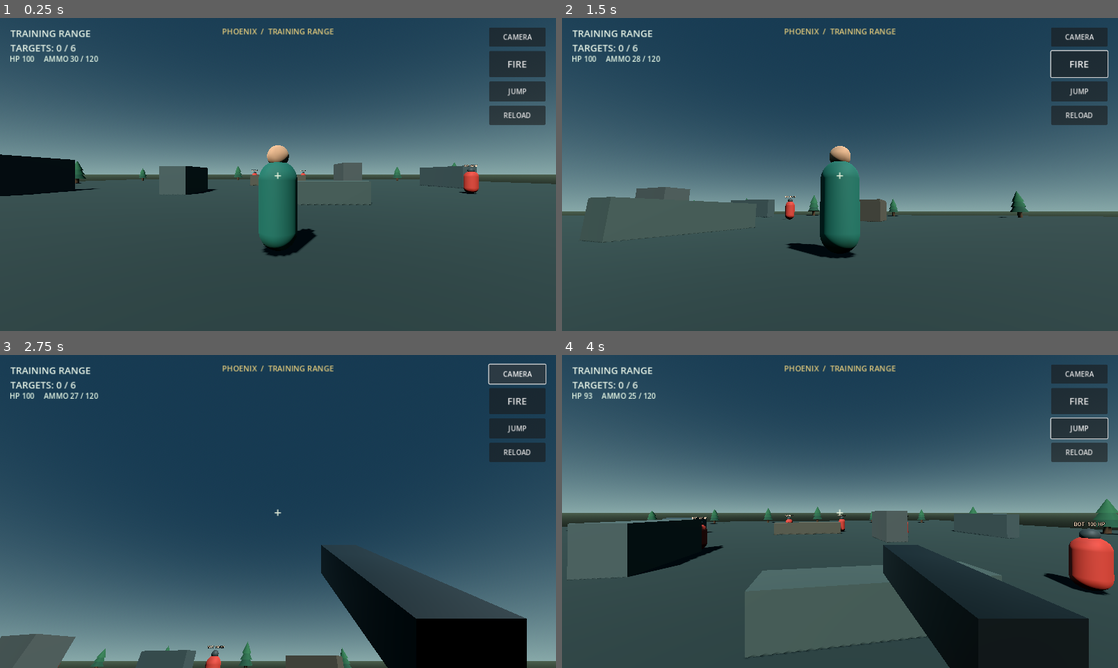
Above: before the commit, frames 1-4 (two rows, left to right).
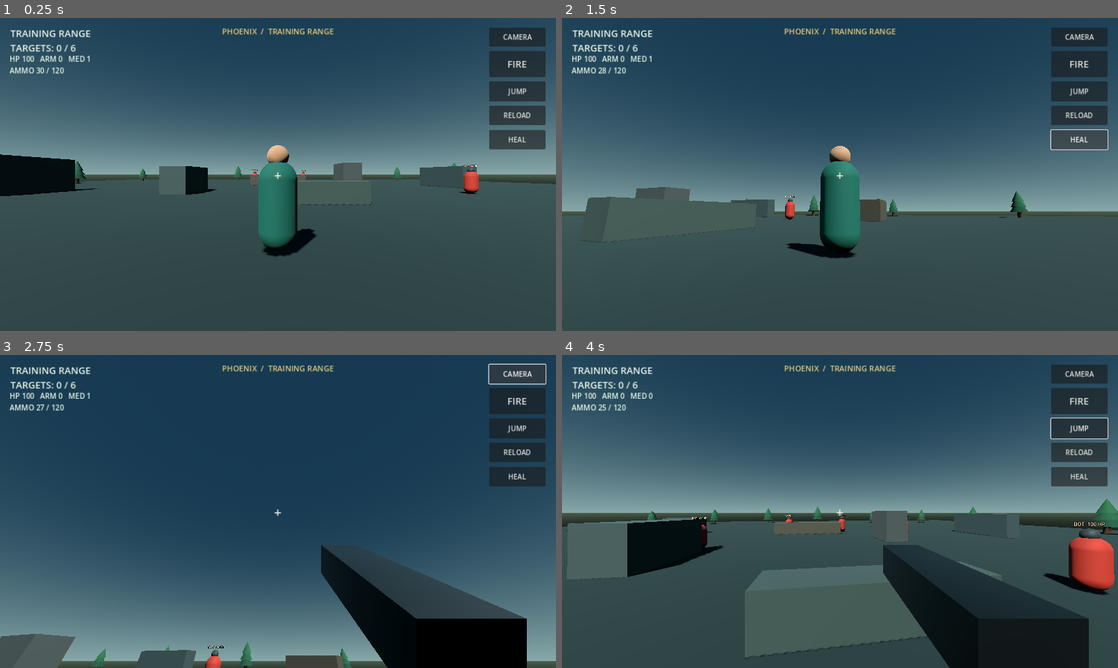
Above: after the commit, the same moments.

Repository: rannarmenu/project-phoenix-battle-royale
Game: Godot game, scene res://scenes/main.tscn
Same seed, same stepped clock (60 frames per second), same inputs: the game is played once before the commit and once after it.
Inputs (mouse positions are in pixels of both pictures, inside the frame that each line leads up to):
- Up to frame 1 (0.25 s): no input
- Up to frame 2 (1.5 s): click "FIRE" at 0.5 s; click (1079, 140) at 1.25 s, where only the run after the commit has a clickable "HEAL"
- Up to frame 3 (2.75 s): click "CAMERA" at 2 s
- Up to frame 4 (4 s): click "JUMP" at 2.75 s; tap Enter at 3.5 s; move the mouse to (867, 511) at 3.52 s; hold W (move_forward) from 3.53 s (still down); tap H at 3.6 s; click (867, 511) at 3.67 s; tap Space (jump) at 3.77 s

The runs differ from the first frame. In frame 1, 0.9% of the frame differs, in the area x 1-99%, y 12-42%; in frame 2, 1.0%, in the area x 1-99%, y 10-43%; in frame 3, 0.9%; in frame 4, 0.9%.

Commit message:
Add player inventory, armor damage reduction and medkits

Diff:
--- a/scripts/player.gd
+++ b/scripts/player.gd
@@ -24,6 +24,8 @@
 var is_mobile := false
 var ammo := 30
 var reserve_ammo := 120
+var medkits := 1
+var armor := 0
 var health := 100
 var spawn_position := Vector3.ZERO
 var hud_label: Label
@@ -149,6 +151,10 @@
 	var reload_button := _make_button("RELOAD", Vector2(-154, 202), Vector2(130, 44))
 	reload_button.pressed.connect(_reload)
 	layer.add_child(reload_button)
+
+	var heal_button := _make_button("HEAL", Vector2(-154, 258), Vector2(130, 44))
+	heal_button.pressed.connect(use_medkit)
+	layer.add_child(heal_button)
 
 	if is_mobile:
 		var hint := Label.new()
@@ -193,6 +199,8 @@
 			toggle_camera_mode()
 		elif event.keycode == KEY_R:
 			_reload()
+		elif event.keycode == KEY_H:
+			use_medkit()
 	elif event is InputEventScreenTouch and is_mobile:
 		_handle_screen_touch(event)
 	elif event is InputEventScreenDrag and is_mobile:
@@ -206,7 +214,7 @@
 			touch_move_origin = event.position
 			touch_move_vector = Vector2.ZERO
 		else:
-			var touching_action_buttons := event.position.x >= view_size.x - 175.0 and event.position.y <= 260.0
+			var touching_action_buttons := event.position.x >= view_size.x - 175.0 and event.position.y <= 322.0
 			if not touching_action_buttons and event.position.x > view_size.x * 0.46 and event.position.y < view_size.y * 0.82 and touch_look_index == -1:
 				touch_look_index = event.index
 	else:
@@ -281,10 +289,47 @@
 		if is_instance_valid(collider) and collider.has_method("take_damage"):
 			collider.call("take_damage", 34.0)
 
+func add_loot(item_type: StringName, amount: int) -> bool:
+	var pickup_amount: int = maxi(1, amount)
+	match item_type:
+		&"ammo":
+			var added_ammo: int = mini(pickup_amount, 240 - reserve_ammo)
+			if added_ammo <= 0:
+				return false
+			reserve_ammo += added_ammo
+		&"medkit":
+			var added_medkits: int = mini(pickup_amount, 3 - medkits)
+			if added_medkits <= 0:
+				return false
+			medkits += added_medkits
+		&"armor":
+			var added_armor: int = mini(pickup_amount, 100 - armor)
+			if added_armor <= 0:
+				return false
+			armor += added_armor
+		_:
+			return false
+	_update_hud()
+	return true
+
+func use_medkit() -> void:
+	if medkits <= 0 or health >= 100:
+		return
+	medkits -= 1
+	health = mini(100, health + 45)
+	_update_hud()
+
 func take_damage(amount: int) -> void:
-	health = maxi(0, health - amount)
+	if amount <= 0:
+		return
+	var incoming_damage: int = amount
+	var armor_absorbed: int = mini(armor, int(ceil(float(incoming_damage) * 0.6)))
+	armor -= armor_absorbed
+	incoming_damage -= armor_absorbed
+	health = maxi(0, health - incoming_damage)
 	if health <= 0:
 		health = 100
+		armor = 0
 		global_position = spawn_position
 		velocity = Vector3.ZERO
 	_update_hud()
@@ -303,7 +348,7 @@
 
 func _update_hud() -> void:
 	if is_instance_valid(hud_label):
-		hud_label.text = "HP %d     AMMO %d / %d" % [health, ammo, reserve_ammo]
+		hud_label.text = "HP %d   ARM %d   MED %d\nAMMO %d / %d" % [health, armor, medkits, ammo, reserve_ammo]
 		var text_color := Color(0.9, 0.97, 0.9)
 		if health <= 35:
 			text_color = Color(1.0, 0.32, 0.25)
